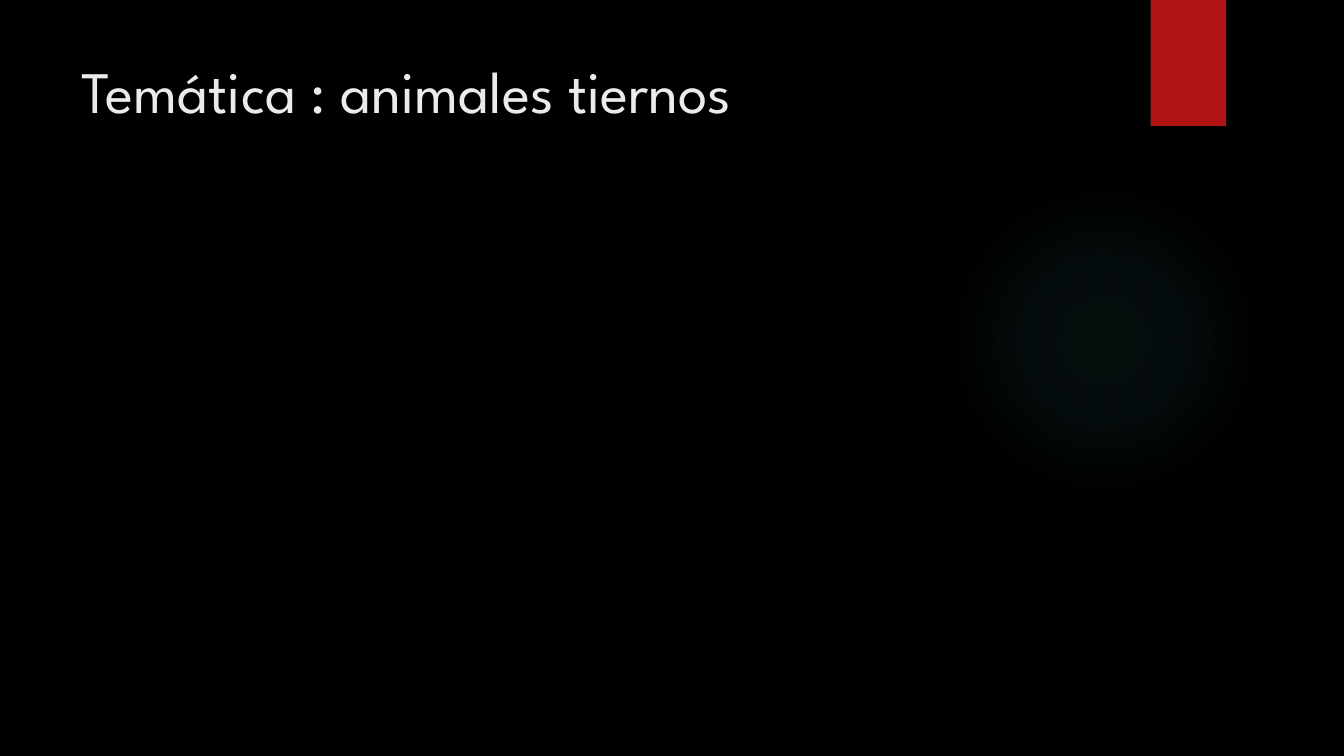
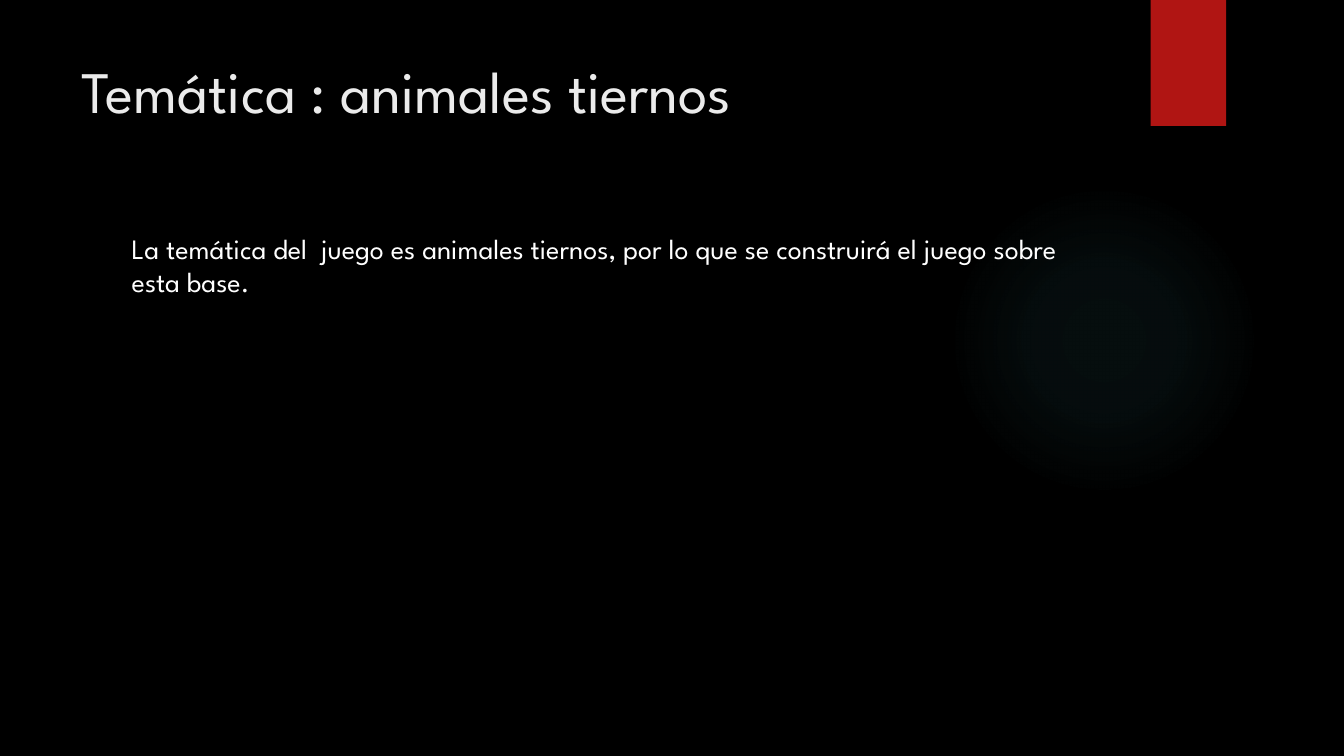
Before and after one commit to CristopherNicolas/Animales-Trabajo, a slide deck: slide 2 of Game design document farmGochi.pptx. Drawn at 1344x756 pixels with LibreOffice and Linux fonts; fonts in the diff are those of the drawing; background and template pictures are left out. Boxes give left, top, right and bottom in pixels: in the first picture for what was removed or moved away, otherwise in the second. Text is boxed around its words. In the diff, an @@ line names an element or a change of style, - is before the commit and + after.

```diff
--- a/Game design document farmGochi.pptx
+++ b/Game design document farmGochi.pptx
@@ text added at (x1=132, y1=239, x2=1056, y2=293), 20 pt, text #FFFFFF @@
+La temática del juego es animales tiernos, por lo que se construirá el juego sobre esta base.
```
Also in this commit, not shown: 5 other slides changed, 17 other files.
